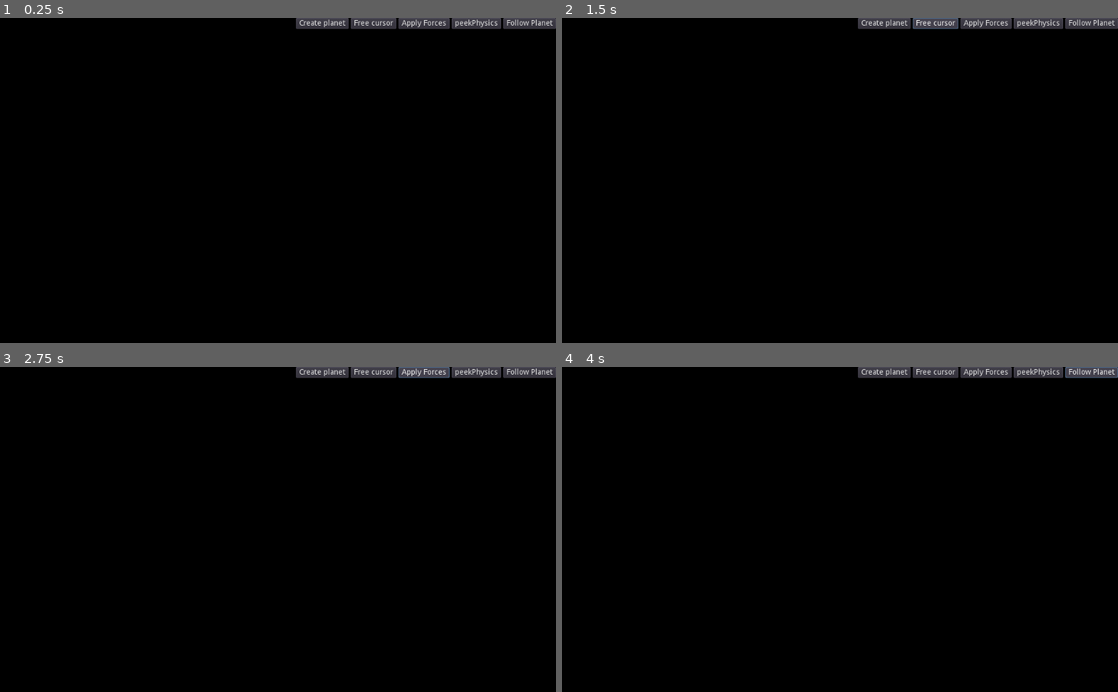
Above: before the commit, frames 1-4 (two rows, left to right).
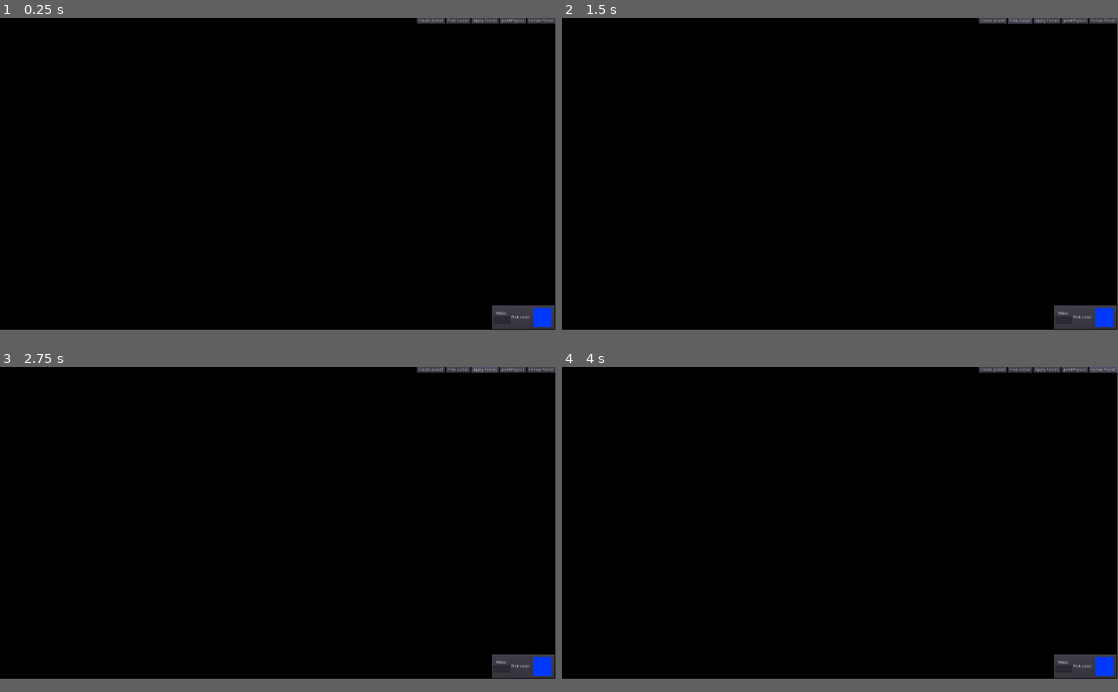
Above: after the commit, the same moments.

Repository: AllergicGorilla/shiny-spork
Game: Godot game, scene res://Main.tscn
Two runs of this game, one before a commit and one after it. Both use one fixed random seed, a clock stepped at 60 frames per second and the inputs below.
Inputs:
- Up to frame 1 (0.25 s): no input
- Up to frame 2 (1.5 s): click "Create planet" at 0.5 s; click "Free cursor" at 1.25 s
- Up to frame 3 (2.75 s): click "Apply Forces" at 2 s
- Up to frame 4 (4 s): click "peekPhysics" at 2.75 s; click "Follow Planet" at 3.5 s
In our replay, the window is 800x468 before the commit and 799x449 after it. These sizes can differ from the game's own. Grey fills any space a smaller window leaves; there, only what the larger window draws over its background counts as a difference.

The runs differ from the first frame. In frame 1, 2.1% of the frame differs, in the area x 53-100%, y 0-96%; in frame 2, 2.2%; in frame 3, 2.2%; in frame 4, 2.2%.

Commit message:
Improved GUI.You are now able to modify the planet mass and color before creation.

Diff:
--- a/Main.tscn
+++ b/Main.tscn
@@ -20,17 +20,17 @@
 Planet = ExtResource( 3 )
 
 [node name="Area2D" type="Area2D" parent="Universe"]
-editor/display_folded = true
 
 [node name="CollisionPolygon2D" type="CollisionPolygon2D" parent="Universe/Area2D"]
 visible = false
 position = Vector2( 0, 1 )
-polygon = PoolVector2Array( -10, -11, 1030, -11, 1030, 609, -10, 609 )
+polygon = PoolVector2Array( -10, -11, 1930, -11, 1930, 1089, -10, 1089 )
+disabled = true
 
 [node name="GUILayer" type="CanvasLayer" parent="."]
+editor/display_folded = true
 
 [node name="GUI" parent="GUILayer" instance=ExtResource( 4 )]
-editor/display_folded = true
 
 [node name="PlanetLabel" type="Label" parent="."]
 margin_right = 40.0
--- a/gui/GUI.tscn
+++ b/gui/GUI.tscn
@@ -1,27 +1,32 @@
-[gd_scene format=2]
+[gd_scene load_steps=2 format=2]
 
-[node name="GUI" type="MarginContainer"]
+[ext_resource path="res://gui/tools/PlanetCreatorPanel.tscn" type="PackedScene" id=1]
+
+[node name="GUI" type="Control"]
 anchor_right = 1.0
-margin_bottom = 20.0
-size_flags_horizontal = 3
+anchor_bottom = 1.0
+mouse_filter = 2
+
+[node name="PlanetCreatorPanel" parent="." instance=ExtResource( 1 )]
+anchor_left = 1.0
+anchor_top = 1.0
+anchor_right = 1.0
+anchor_bottom = 1.0
+margin_left = -221.0
+margin_top = -86.0
+margin_right = 0.0
+margin_bottom = 0.0
 
 [node name="HBoxContainer" type="HBoxContainer" parent="."]
-margin_right = 1024.0
+anchor_left = 1.0
+anchor_right = 1.0
+margin_left = -1920.0
 margin_bottom = 20.0
-alignment = 1
-
-[node name="boxes" type="HBoxContainer" parent="HBoxContainer"]
-margin_right = 541.0
-margin_bottom = 20.0
-size_flags_horizontal = 3
-
-[node name="ColorRect" type="ColorRect" parent="HBoxContainer/boxes"]
-margin_bottom = 20.0
-color = Color( 0.14902, 1, 0, 1 )
+alignment = 2
 
 [node name="buttons" type="HBoxContainer" parent="HBoxContainer"]
-margin_left = 545.0
-margin_right = 1024.0
+margin_left = 1441.0
+margin_right = 1920.0
 margin_bottom = 20.0
 
 [node name="createPlanet" type="Button" parent="HBoxContainer/buttons"]
--- /dev/null
+++ b/gui/tools/ColorPicker.gd
@@ -0,0 +1,6 @@
+extends ColorPickerButton
+onready var createPlanetTool = get_node("/root/CreatePlanetTool")
+
+func _ready():
+	connect("color_changed", createPlanetTool, "_on_color_entered")
+	emit_signal("color_changed", color)
--- a/gui/tools/CreatePlanetTool.gd
+++ b/gui/tools/CreatePlanetTool.gd
@@ -9,6 +9,8 @@
 var center: Vector2 setget set_center
 var radiusPoint: Vector2 setget set_radius_point
 var velocityPoint: Vector2 setget set_velocity_point
+var newPlanetColor = Color(255,0,0)
+var newMass = 1.0
 
 func next_state():
 	state = (state + 1) % STATE.size()
@@ -61,6 +63,8 @@
 				#CREATE PLANET#
 				var planet = Planet.instance()
 				var body = planet.get_node("Body")
+				body.mass = newMass
+				body.color = newPlanetColor
 				body.position = center
 				body.linear_velocity = get_velocity()
 				body.radius = get_radius()
@@ -85,3 +89,8 @@
 		draw_polyline(points_circle, Color(255,0,0))
 func _process(delta):
 	update()
+
+func _on_mass_entered(mass):
+	newMass = mass
+func _on_color_entered(color):
+	newPlanetColor = color
--- /dev/null
+++ b/gui/tools/MassLineEdit.gd
@@ -0,0 +1,13 @@
+extends LineEdit
+onready var createPlanetTool = get_node("/root/CreatePlanetTool")
+
+signal mass_entered
+
+func _ready():
+	connect("mass_entered", createPlanetTool, "_on_mass_entered")
+
+func _on_MassLineEdit_text_changed(new_text):
+	if new_text.is_valid_float():
+		var mass = float(new_text)
+		if mass > 0.0 and mass < 100000.0:
+			emit_signal("mass_entered", mass)
--- /dev/null
+++ b/gui/tools/PlanetCreatorPanel.tscn
@@ -0,0 +1,56 @@
+[gd_scene load_steps=3 format=2]
+
+[ext_resource path="res://gui/tools/MassLineEdit.gd" type="Script" id=1]
+[ext_resource path="res://gui/tools/ColorPicker.gd" type="Script" id=2]
+
+[node name="PlanetCreatorPanel" type="PanelContainer"]
+margin_right = 221.0
+margin_bottom = 86.0
+
+[node name="HBoxContainer" type="HBoxContainer" parent="."]
+margin_left = 7.0
+margin_top = 7.0
+margin_right = 214.0
+margin_bottom = 79.0
+
+[node name="VBoxContainer" type="VBoxContainer" parent="HBoxContainer"]
+margin_right = 58.0
+margin_bottom = 72.0
+alignment = 1
+
+[node name="MassLabel" type="Label" parent="HBoxContainer/VBoxContainer"]
+margin_top = 15.0
+margin_right = 58.0
+margin_bottom = 29.0
+text = "Mass:"
+align = 1
+
+[node name="MassLineEdit" type="LineEdit" parent="HBoxContainer/VBoxContainer"]
+margin_top = 33.0
+margin_right = 58.0
+margin_bottom = 57.0
+script = ExtResource( 1 )
+
+[node name="HBoxContainer" type="HBoxContainer" parent="HBoxContainer"]
+margin_left = 62.0
+margin_right = 207.0
+margin_bottom = 72.0
+size_flags_horizontal = 0
+
+[node name="Label" type="Label" parent="HBoxContainer/HBoxContainer"]
+margin_top = 29.0
+margin_right = 66.0
+margin_bottom = 43.0
+text = "Pick color:"
+
+[node name="ColorPicker" type="ColorPickerButton" parent="HBoxContainer/HBoxContainer"]
+margin_left = 70.0
+margin_right = 145.0
+margin_bottom = 72.0
+rect_min_size = Vector2( 20, 0 )
+size_flags_horizontal = 2
+shortcut_in_tooltip = false
+text = "Pick Color"
+color = Color( 0, 0.227451, 1, 1 )
+script = ExtResource( 2 )
+[connection signal="text_changed" from="HBoxContainer/VBoxContainer/MassLineEdit" to="HBoxContainer/VBoxContainer/MassLineEdit" method="_on_MassLineEdit_text_changed"]
--- a/gui/tools/Tools.gd
+++ b/gui/tools/Tools.gd
@@ -3,11 +3,8 @@
 
 var current = TOOL.freeCursor
 var currentPlanetBody: RigidBody2D setget currentPlanetBody_set
-onready var CreatePlanetTool = preload("res://gui/tools/CreatePlanetTool.tscn")
-
 
 signal currentPlanetBody_changed
-
 
 func currentPlanetBody_set(new: RigidBody2D):
 	new.connect("tree_exited", self, "_on_currentPlanetBody_tree_exited")
--- a/project.godot
+++ b/project.godot
@@ -27,6 +27,12 @@
 [autoload]
 
 Tools="*res://gui/tools/Tools.gd"
+CreatePlanetTool="*res://gui/tools/CreatePlanetTool.tscn"
+
+[display]
+
+window/size/width=1920
+window/size/height=1080
 
 [input]
 
--- a/universe/Body.gd
+++ b/universe/Body.gd
@@ -2,6 +2,7 @@
 
 export var gravityForce = Vector2(0,0)
 export var radius = 10
+export var color = Color(255,0,0)
 
 onready var VelocityVector = get_node("../VelocityVector")
 onready var ForceVector = get_node("../ForceVector")
@@ -21,7 +22,7 @@
 	ForceVector.position = position
 	#update()
 func _draw():
-	draw_circle(Vector2(0,0), radius, Color(255,0,0))
+	draw_circle(Vector2(0,0), radius, color)
 
 
 func _on_Body_input_event(viewport, event, shape_idx):
--- a/universe/Universe.gd
+++ b/universe/Universe.gd
@@ -5,7 +5,7 @@
 var VIEWPHYSICS: bool = true
 var prevMousePos = Vector2()
 onready var tools = get_node("/root/Tools")
-onready var createPlanetTool = tools.CreatePlanetTool.instance()
+onready var createPlanetTool = get_node("/root/CreatePlanetTool")
 
 func _ready():
 	add_child(createPlanetTool)
@@ -40,8 +40,8 @@
 		var force = p1.get_node("ForceVector")
 		vel.visible = VIEWPHYSICS
 		force.visible = VIEWPHYSICS
-func _on_Area2D_body_exited(body):
-	body.get_parent().queue_free()
+#func _on_Area2D_body_exited(body):
+	#body.get_parent().queue_free()
 
 func _on_createPlanet_pressed():
 	tools.current = tools.TOOL.createPlanet
--- a/universe/planet/Planet.tscn
+++ b/universe/planet/Planet.tscn
@@ -21,7 +21,12 @@
 shape = SubResource( 1 )
 
 [node name="VelocityVector" parent="." instance=ExtResource( 2 )]
+origin = Vector2( 0, 0 )
+tip = Vector2( 1, 0 )
+color = Color( 0, 255, 0, 1 )
 
 [node name="ForceVector" parent="." instance=ExtResource( 2 )]
+origin = Vector2( 0, 0 )
+tip = Vector2( 1, 0 )
 color = Color( 255, 0, 0, 1 )
 [connection signal="input_event" from="Body" to="Body" method="_on_Body_input_event"]
